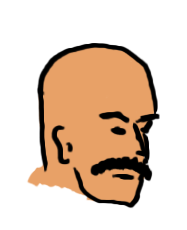
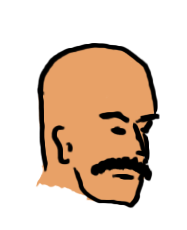
Revision of a layered (187, 230) image; what changed, layer by layer:
painted on "Layer 10" over left=26, top=165, right=44, bottom=187
